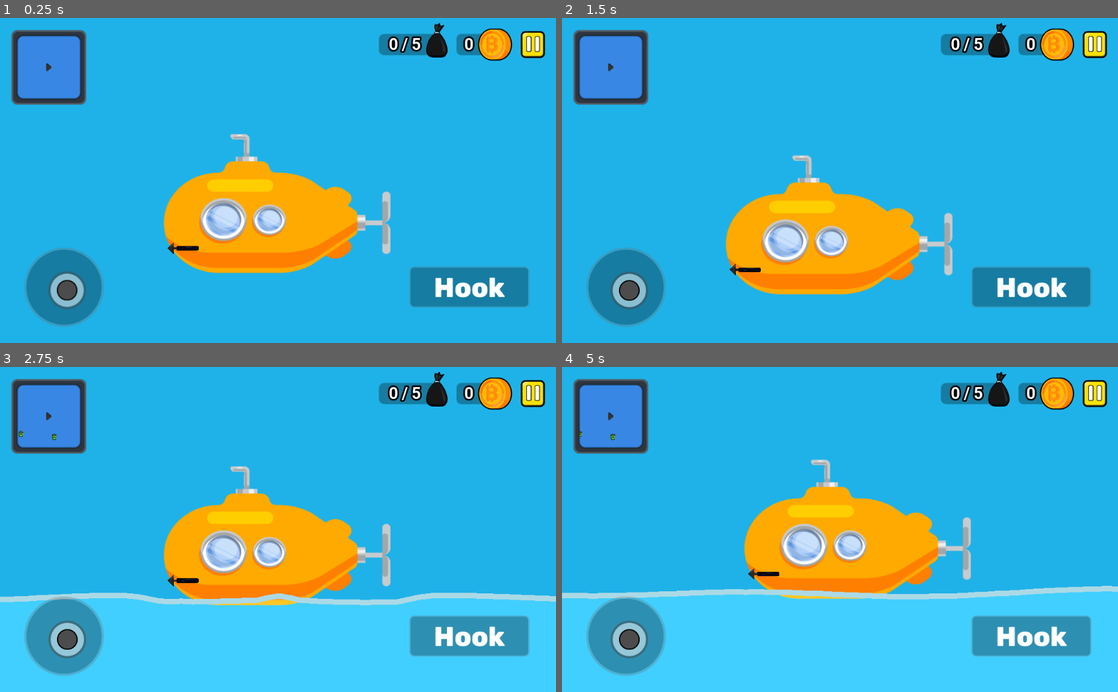
Above: before the commit, frames 1-4 (two rows, left to right).
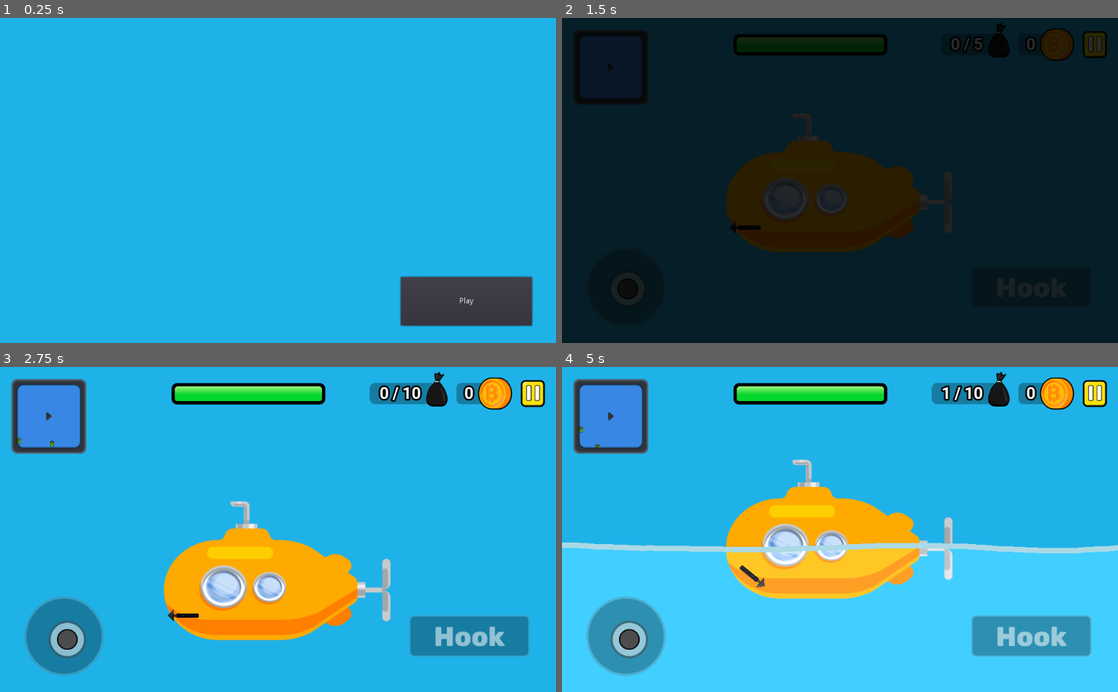
Above: after the commit, the same moments.

Repository: Devpark06/Marine-patch
Game: Godot game, scene res://Scenes/UI/Main.tscn
Same seed, same stepped clock (60 frames per second), same inputs: the game is played once before the commit and once after it. Before the commit the project starts from res://Scenes/Main.tscn.
Inputs (mouse positions are in pixels of both pictures, inside the frame that each line leads up to):
- Up to frame 1 (0.25 s): no input
- Up to frame 2 (1.5 s): click (1029, 291) at 0.5 s, where only the run before the commit has a clickable "Hook"; click (1029, 300) at 1.25 s, where only the run after the commit has a clickable "Play"
- Up to frame 3 (2.75 s): drag from (50, 415) to (278, 578) at 2.02 s
- Up to frame 4 (5 s): drag from (728, 545) to (812, 594) at 2.77 s; click "Hook" at 3.5 s; move the mouse to (895, 458) at 4.27 s; hold Right (ui_right) from 4.28 s (still down); click (895, 458) at 4.42 s

The runs differ from the first frame. In frame 1, 22% of the frame differs, in the area x 2-99%, y 1-96%; in frame 2, 100%, in the area x 0-100%, y 0-100%; in frame 3, 35%; in frame 4, 22%.
Error in both runs: Invalid get index 'rect_size' (on base: 'Nil'). (res://Scripts/UI/MiniMap.gd:40)

Commit message:
Added Scenechanger and Main scene

Diff:
--- a/Scenes/Main.tscn
+++ b/Scenes/Levels/Level1.tscn
@@ -1,29 +1,29 @@
 [gd_scene load_steps=17 format=2]
 
-[ext_resource path="res://Scenes/Arrow.tscn" type="PackedScene" id=1]
-[ext_resource path="res://Scenes/Player.tscn" type="PackedScene" id=2]
-[ext_resource path="res://Scenes/Water/Water.tscn" type="PackedScene" id=3]
-[ext_resource path="res://Scenes/LaunchArea.tscn" type="PackedScene" id=4]
-[ext_resource path="res://Scenes/Arrow_holder.tscn" type="PackedScene" id=5]
-[ext_resource path="res://Scripts/Line2D.gd" type="Script" id=6]
-[ext_resource path="res://Assets/Arrow/Chain.png" type="Texture" id=7]
-[ext_resource path="res://Scripts/Garbage spawner.gd" type="Script" id=8]
-[ext_resource path="res://Scenes/UI/MiniMap.tscn" type="PackedScene" id=9]
-[ext_resource path="res://Scenes/UI/Joypad.tscn" type="PackedScene" id=10]
-[ext_resource path="res://Assets/UI/Hud/Action button.png" type="Texture" id=11]
-[ext_resource path="res://Resourses/Fonts/Rubick_extrabold.tres" type="DynamicFont" id=12]
-[ext_resource path="res://Resourses/Shortcuts/ActionShortcut.tres" type="ShortCut" id=13]
+[ext_resource path="res://Scenes/UI/MiniMap.tscn" type="PackedScene" id=1]
+[ext_resource path="res://Assets/Arrow/Chain.png" type="Texture" id=2]
+[ext_resource path="res://Resourses/Fonts/Rubick_extrabold.tres" type="DynamicFont" id=3]
+[ext_resource path="res://Scripts/Garbage spawner.gd" type="Script" id=4]
+[ext_resource path="res://Scenes/Arrow.tscn" type="PackedScene" id=5]
+[ext_resource path="res://Scripts/Level.gd" type="Script" id=6]
+[ext_resource path="res://Assets/UI/Hud/Action button.png" type="Texture" id=7]
+[ext_resource path="res://Resourses/Shortcuts/ActionShortcut.tres" type="ShortCut" id=8]
+[ext_resource path="res://Scripts/Line2D.gd" type="Script" id=9]
+[ext_resource path="res://Scenes/Arrow_holder.tscn" type="PackedScene" id=10]
+[ext_resource path="res://Scenes/LaunchArea.tscn" type="PackedScene" id=11]
+[ext_resource path="res://Scenes/Player.tscn" type="PackedScene" id=12]
+[ext_resource path="res://Scenes/Water/Water.tscn" type="PackedScene" id=13]
+[ext_resource path="res://Scenes/UI/Joypad.tscn" type="PackedScene" id=14]
 [ext_resource path="res://Scenes/UI/Hud.tscn" type="PackedScene" id=15]
-[ext_resource path="res://Scripts/Level.gd" type="Script" id=38]
 
 [sub_resource type="RectangleShape2D" id=1]
 extents = Vector2( 503, 292.5 )
 
-[node name="Level" type="Node2D"]
-script = ExtResource( 38 )
+[node name="Level 1" type="Node2D"]
+script = ExtResource( 6 )
 
-[node name="Player" parent="." groups=["Player"] instance=ExtResource( 2 )]
-position = Vector2( 507, -1608 )
+[node name="Player" parent="." groups=["Player"] instance=ExtResource( 12 )]
+position = Vector2( 575, -946 )
 
 [node name="Camera2D" type="Camera2D" parent="Player"]
 current = true
@@ -88,17 +88,18 @@
 
 [node name="Tween" type="Tween" parent="Garbage_spawner"]
 
-[node name="Water" parent="." instance=ExtResource( 3 )]
+[node name="Water" parent="." instance=ExtResource( 13 )]
 point_per_distance = 20
 
 [node name="CollisionPolygon2D" type="CollisionPolygon2D" parent="Water"]
+position = Vector2( 0, 21.6098 )
 polygon = PoolVector2Array( -1321, -466, 1802, -466, 1802, 875, -1321, 875 )
 
 [node name="HudLayer" type="CanvasLayer" parent="."]
 
 [node name="Hud" parent="HudLayer" instance=ExtResource( 15 )]
 
-[node name="MiniMap" parent="HudLayer/Hud" instance=ExtResource( 9 )]
+[node name="MiniMap" parent="HudLayer/Hud" instance=ExtResource( 1 )]
 margin_left = 15.0
 margin_top = 16.0
 margin_right = 165.0
--- a/Scenes/UI/Hud.tscn
+++ b/Scenes/UI/Hud.tscn
@@ -19,12 +19,53 @@
 [ext_resource path="res://Assets/UI/Hud/Loose panel.png" type="Texture" id=17]
 [ext_resource path="res://Assets/UI/Hud/Star .png" type="Texture" id=18]
 
+[sub_resource type="StyleBoxFlat" id=1]
+bg_color = Color( 0.0196078, 0.843137, 0.184314, 1 )
+border_width_top = 15
+border_color = Color( 0.588235, 0.960784, 0.466667, 1 )
+border_blend = true
+corner_radius_top_left = 5
+corner_radius_top_right = 5
+corner_radius_bottom_right = 5
+corner_radius_bottom_left = 5
+
+[sub_resource type="StyleBoxFlat" id=2]
+bg_color = Color( 0.145098, 0.133333, 0.133333, 1 )
+border_width_left = 6
+border_width_top = 6
+border_width_right = 6
+border_width_bottom = 6
+border_color = Color( 0, 0, 0, 1 )
+corner_radius_top_left = 10
+corner_radius_top_right = 10
+corner_radius_bottom_right = 10
+corner_radius_bottom_left = 10
+expand_margin_left = 6.0
+expand_margin_right = 6.0
+expand_margin_top = 6.0
+expand_margin_bottom = 6.0
+
 [node name="Hud" type="Control"]
 anchor_right = 1.0
 anchor_bottom = 1.0
 mouse_filter = 2
 input_pass_on_modal_close_click = false
 script = ExtResource( 1 )
+__meta__ = {
+"_edit_use_anchors_": false
+}
+
+[node name="LifeBar" type="ProgressBar" parent="."]
+anchor_left = 0.5
+anchor_right = 0.5
+margin_left = -190.0
+margin_top = 36.0
+margin_right = 81.0
+margin_bottom = 63.0
+custom_styles/fg = SubResource( 1 )
+custom_styles/bg = SubResource( 2 )
+value = 25.0
+percent_visible = false
 __meta__ = {
 "_edit_use_anchors_": false
 }
@@ -469,7 +510,7 @@
 margin_bottom = 145.0
 custom_colors/font_color = Color( 0, 0, 0, 1 )
 custom_fonts/font = ExtResource( 11 )
-text = "You Loose!"
+text = "Game over!"
 align = 1
 valign = 1
 __meta__ = {
@@ -519,11 +560,7 @@
 size_flags_vertical = 2
 texture_normal = ExtResource( 8 )
 
-[node name="Tween1" type="Tween" parent="."]
-
-[node name="Tween2" type="Tween" parent="."]
-
-[node name="Tween3" type="Tween" parent="."]
+[node name="Tween" type="Tween" parent="."]
 
 [connection signal="pressed" from="Container/Buttons/TextureButton" to="." method="PauseButton_pressed"]
 [connection signal="pressed" from="PauseLayer/PauseMenu/NinePatchRect/ButtonsContainer/ResumeButton" to="." method="ResumeButton_pressed"]
--- /dev/null
+++ b/Scenes/UI/Main.tscn
@@ -0,0 +1,23 @@
+[gd_scene load_steps=2 format=2]
+
+[ext_resource path="res://Scripts/UI/Main.gd" type="Script" id=1]
+
+[node name="Main" type="Control"]
+anchor_right = 1.0
+anchor_bottom = 1.0
+script = ExtResource( 1 )
+__meta__ = {
+"_edit_use_anchors_": false
+}
+
+[node name="Button" type="Button" parent="."]
+margin_left = 738.0
+margin_top = 478.0
+margin_right = 980.0
+margin_bottom = 568.0
+text = "Play"
+__meta__ = {
+"_edit_use_anchors_": false
+}
+
+[connection signal="button_down" from="Button" to="." method="_on_Button_button_down"]
--- a/Scripts/Arrow.gd
+++ b/Scripts/Arrow.gd
@@ -20,8 +20,8 @@
 var cycle = false
 var hit = false
 
-func launch(direction):
-	self.apply_impulse(Vector2.ZERO, direction * launch_force)
+func launch(dir):
+	self.apply_impulse(Vector2.ZERO, dir * launch_force)
 	SoundEffect.play("ArrowLaunch", "Arrow")
 	state = Launched
 
@@ -45,8 +45,7 @@
 			Tween.EASE_OUT
 		)
 		$Tween.start()
-	self.global_position = Arrow_holder.global_position
-	self.global_rotation = Arrow_holder.global_rotation
+	yield(get_tree().create_timer(0.6), "timeout")
 	state = Idle
 	hit = false
 
--- a/Scripts/Launch area.gd
+++ b/Scripts/Launch area.gd
@@ -7,19 +7,16 @@
 var garbage_on_screen = []
 var vector_angle = 0
 
-#func _physics_process(_delta):
-#	var color = Action_button_label.get("theme_overrides/colors")
-#	var font_color = color.font_color
-#
-#	if garbage_on_screen.size() == 0:
-#		Action_button.disabled = true
-#	else:
-#		Action_button.disabled = false
-#
-#	if Action_button.disabled == true:
-#		font_color.a = 0.52
-#	else:
-#		font_color.a = 1
+func _physics_process(_delta):
+	if garbage_on_screen.size() == 0:
+		Action_button.disabled = true
+	else:
+		Action_button.disabled = false
+
+	if Action_button.disabled == true:
+		Action_button_label.modulate.a = 0.53
+	else:
+		Action_button_label.modulate.a = 1
 
 func on_body_entered(body):
 	if body.is_in_group("Arrow"):
--- a/Scripts/Player.gd
+++ b/Scripts/Player.gd
@@ -34,35 +34,25 @@
 
 	if state == Out_of_water:
 		Arrow.global_position = Arrow_holder.global_position
-		if AudioServer.get_bus_effect_count(SoundEffect.SoundEffect_index) != 0:
-			AudioServer.remove_bus_effect(SoundEffect.SoundEffect_index, 0)
-			SoundEffect.change_pitch("Submarine", 0.8, 2 * delta)
-		gravity = 35
-		max_y_speed = 450
+		SoundEffect.change_pitch("Submarine", 0.8, 2 * delta)
 		motion.y += gravity
 		motion.y = clamp(motion.y, -max_y_speed, max_y_speed)
 		motion = move_and_slide(motion)
 	elif state == In_water:
-		var effect = AudioEffectLowPassFilter.new()
-		effect.cutoff_hz = 1000
-		effect.resonance = 0.5
-		effect.db = 6
-		AudioServer.add_bus_effect(SoundEffect.SoundEffect_index, effect, 0)
+		pass
 	else:
-		if AudioServer.get_bus_effect_count(SoundEffect.SoundEffect_index) != 0:
-			AudioServer.remove_bus_effect(SoundEffect.SoundEffect_index, 0)
-			SoundEffect.change_pitch("Submarine", 0.8, 2 * delta)
+		SoundEffect.change_pitch("Submarine", 0.8, 2 * delta)
 
 	if input_vector != Vector2.ZERO and Arrow.state == Arrow.Idle:
 		if SoundEffect.is_playing("Submarine") == false:
 			SoundEffect.play("Submarine")
 		else:
-			SoundEffect.change_pitch("Submarine", 0.2, 2 * delta)
+			SoundEffect.change_pitch("Submarine", 0.4, 2 * delta)
 		velocity += input_vector * Acceleration * delta
 		velocity = velocity.clamped(Max_speed * delta)
 	else:
 		velocity = velocity.move_toward(Vector2.ZERO, Friction * delta)
-		SoundEffect.change_pitch("Submarine", 0.1, 2 * delta)
+		SoundEffect.change_pitch("Submarine", 0.3, 2 * delta)
 
 	move_and_collide(velocity)
 
@@ -71,6 +61,7 @@
 		state = In_water
 		Waterbody.apply_force(global_position, water_force * Vector2.DOWN, water_width)
 		SoundEffect.play("Splash")
+		move_and_slide(Vector2(0,4000))
 
 func Water_body_exited(body):
 	if body.is_in_group("Player"):
--- a/Scripts/UI/Hud.gd
+++ b/Scripts/UI/Hud.gd
@@ -1,5 +1,6 @@
 extends Control
 
+onready var Lifebar = $LifeBar
 onready var Garbage_counter = $Container/Counters/Garbage_counter
 onready var Garbage_counter_label = Garbage_counter.get_node("Label")
 onready var Coin_counter = $Container/Counters/Coin_counter
@@ -11,6 +12,9 @@
 onready var Win_star3 = Win_screen.get_node("NinePatchRect/Star3")
 onready var Win_screen_coins = Win_screen.get_node("NinePatchRect/VBoxContainer/HBoxContainer/Label")
 onready var Loose_screen = get_node("WinLooseLayer/LooseScreen")
+var Star_tween_type = Tween.TRANS_BOUNCE
+var Star_tween_animtime = 0.5
+var Star_tween_delay = 0.3
 
 func _ready():
 	change_text()
@@ -18,42 +22,43 @@
 func change_text():
 	Garbage_counter_label.text = "%s / %s" % [Global.Garbage_collected,Global.Total_garbage_count]
 	Coin_counter_label.text = str(Global.Coin_collected)
+	Lifebar.value = Global.health
 
-func scale_element(tween_node, element, animtime, animtype, easetype = Tween.EASE_OUT):
-	tween_node.interpolate_property(
+func scale_element(element, animtime, animtype, easetype = Tween.EASE_OUT):
+	$Tween.interpolate_property(
 		element,
 		"rect_scale",
-		Vector2(0, 0),
+		Vector2(3, 3),
 		Vector2(1, 1),
 		animtime,
 		animtype,
 		easetype)
-	tween_node.start()
+	$Tween.start()
 
 func show_gameover(type, stars = 0):
 	if type == "win":
 		Win_screen.visible = true
 		if stars == 1:
 			Win_star1.visible = true
-			scale_element($Tween1, Win_star1, 0.9, Tween.TRANS_ELASTIC)
-			yield(get_tree().create_timer(1.0), "timeout")
+			scale_element(Win_star1, Star_tween_animtime, Star_tween_type)
+			yield(get_tree().create_timer(Star_tween_delay), "timeout")
 		elif stars == 2:
 			Win_star1.visible = true
-			scale_element($Tween1, Win_star1, 0.9, Tween.TRANS_ELASTIC)
-			yield(get_tree().create_timer(1.0), "timeout")
+			scale_element(Win_star1, Star_tween_animtime, Star_tween_type)
+			yield(get_tree().create_timer(Star_tween_delay), "timeout")
 			Win_star2.visible = true
-			scale_element($Tween2, Win_star2, 0.9, Tween.TRANS_ELASTIC)
-			yield(get_tree().create_timer(1.0), "timeout")
+			scale_element(Win_star2, Star_tween_animtime, Star_tween_type)
+			yield(get_tree().create_timer(Star_tween_delay), "timeout")
 		elif stars == 3:
 			Win_star1.visible = true
-			scale_element($Tween1, Win_star1, 0.9, Tween.TRANS_ELASTIC)
-			yield(get_tree().create_timer(1.0), "timeout")
+			scale_element(Win_star1, Star_tween_animtime, Star_tween_type)
+			yield(get_tree().create_timer(Star_tween_delay), "timeout")
 			Win_star2.visible = true
-			scale_element($Tween2, Win_star2, 0.9, Tween.TRANS_ELASTIC)
-			yield(get_tree().create_timer(1.0), "timeout")
+			scale_element(Win_star2, Star_tween_animtime, Star_tween_type)
+			yield(get_tree().create_timer(Star_tween_delay), "timeout")
 			Win_star3.visible = true
-			scale_element($Tween3, Win_star3, 0.9, Tween.TRANS_ELASTIC)
-			yield(get_tree().create_timer(1.0), "timeout")
+			scale_element(Win_star3, Star_tween_animtime, Star_tween_type)
+			yield(get_tree().create_timer(Star_tween_delay), "timeout")
 		Win_screen_coins.text = "+" + str(Global.coins)
 	elif type == "loose":
 		Loose_screen.visible = true
@@ -67,6 +72,7 @@
 	Pause_menu.visible = false
 
 func RestartButton_pressed():
+	SoundEffect.stop("Submarine")
 	get_tree().paused = false
 	Pause_menu.visible = false
 	get_tree().reload_current_scene()
@@ -74,4 +80,7 @@
 	change_text()
 
 func HomeButton_pressed():
-	pass
+	SoundEffect.stop("Submarine")
+	SceneChanger.change_scene("res://Scenes/UI/Main.tscn")
+	get_tree().paused = false
+	Global.reset()
--- /dev/null
+++ b/Scripts/UI/Main.gd
@@ -0,0 +1,7 @@
+extends Control
+
+func _ready():
+	pass
+
+func _on_Button_button_down():
+	SceneChanger.change_scene("res://Scenes/Levels/Level1.tscn")
--- /dev/null
+++ b/Singleton/SceneChanger.gd
@@ -0,0 +1,15 @@
+extends CanvasLayer
+
+signal scene_changed()
+
+onready var animation_player = $AnimationPlayer
+onready var black = $Control/Black
+
+func change_scene(path, animation = "fade", delay = 0.5):
+	yield(get_tree().create_timer(delay), "timeout")
+	animation_player.play(animation)
+	yield(animation_player, "animation_finished")
+	get_tree().change_scene(path)
+	animation_player.play_backwards(animation)
+	yield(animation_player, "animation_finished")
+	emit_signal("scene_changed")
--- /dev/null
+++ b/Singleton/SceneChanger.tscn
@@ -0,0 +1,45 @@
+[gd_scene load_steps=3 format=2]
+
+[ext_resource path="res://Singleton/SceneChanger.gd" type="Script" id=1]
+
+[sub_resource type="Animation" id=2]
+resource_name = "fade"
+length = 0.4
+tracks/0/type = "value"
+tracks/0/path = NodePath("Control/Black:modulate")
+tracks/0/interp = 1
+tracks/0/loop_wrap = true
+tracks/0/imported = false
+tracks/0/enabled = true
+tracks/0/keys = {
+"times": PoolRealArray( 0, 0.4 ),
+"transitions": PoolRealArray( 1, 1 ),
+"update": 0,
+"values": [ Color( 1, 1, 1, 0 ), Color( 1, 1, 1, 1 ) ]
+}
+
+[node name="SceneChanger" type="CanvasLayer"]
+pause_mode = 2
+layer = 50
+script = ExtResource( 1 )
+
+[node name="Control" type="Control" parent="."]
+anchor_right = 1.0
+anchor_bottom = 1.0
+mouse_filter = 2
+__meta__ = {
+"_edit_use_anchors_": false
+}
+
+[node name="Black" type="ColorRect" parent="Control"]
+modulate = Color( 1, 1, 1, 0 )
+anchor_right = 1.0
+anchor_bottom = 1.0
+mouse_filter = 2
+color = Color( 0, 0, 0, 1 )
+__meta__ = {
+"_edit_use_anchors_": false
+}
+
+[node name="AnimationPlayer" type="AnimationPlayer" parent="."]
+anims/fade = SubResource( 2 )
--- a/Singleton/SoundEffect.gd
+++ b/Singleton/SoundEffect.gd
@@ -6,8 +6,18 @@
 onready var SoundEffect_index = AudioServer.get_bus_index("SoundEffect")
 onready var UiSound_index = AudioServer.get_bus_index("UiSound")
 
-func _ready():
-	randomize()
+func stop(sfx = null, group = ""):
+	if sfx != null:
+		if group == "":
+			get_node(sfx).stop()
+		else:
+			get_node(group).get_node(sfx).stop()
+	else:
+		for i in get_children():
+			if i.playing:
+				i.stop()
+			else:
+				pass
 
 func play(sfx = null, group = ""):
 	randomize()
--- a/Singleton/SoundEffect.tscn
+++ b/Singleton/SoundEffect.tscn
@@ -1,7 +1,7 @@
 [gd_scene load_steps=58 format=2]
 
 [ext_resource path="res://Singleton/SoundEffect.gd" type="Script" id=1]
-[ext_resource path="res://Assets/sfx/submarine.ogg" type="AudioStream" id=2]
+[ext_resource path="res://Assets/sfx/submarine.wav" type="AudioStream" id=2]
 [ext_resource path="res://Assets/sfx/Arrow/Arrow launch.ogg" type="AudioStream" id=3]
 [ext_resource path="res://Assets/sfx/Garbage impacts/can impact2.ogg" type="AudioStream" id=4]
 [ext_resource path="res://Assets/sfx/Garbage impacts/can impact1.ogg" type="AudioStream" id=5]
@@ -59,15 +59,16 @@
 [ext_resource path="res://Assets/sfx/water splash.ogg" type="AudioStream" id=57]
 
 [node name="SoundEffect" type="Node2D"]
+pause_mode = 2
 script = ExtResource( 1 )
 
 [node name="Submarine" type="AudioStreamPlayer" parent="."]
 stream = ExtResource( 2 )
-volume_db = -15.376
-pitch_scale = 0.1
-bus = "SoundEffect"
-
-[node name="Arrow" type="Node2D" parent="."]
+volume_db = -20.0
+pitch_scale = 0.4
+bus = "SoundEffect"
+
+[node name="Arrow" type="Node2D" parent="." groups=["group"]]
 
 [node name="ArrowLaunch" type="AudioStreamPlayer" parent="Arrow"]
 stream = ExtResource( 3 )
@@ -80,7 +81,7 @@
 stream = ExtResource( 57 )
 bus = "SoundEffect"
 
-[node name="Impact" type="Node2D" parent="."]
+[node name="Impact" type="Node2D" parent="." groups=["group"]]
 
 [node name="Book impact" type="Node2D" parent="Impact"]
 script = ExtResource( 1 )
--- a/project.godot
+++ b/project.godot
@@ -11,7 +11,7 @@
 [application]
 
 config/name="Marine patch"
-run/main_scene="res://Scenes/Main.tscn"
+run/main_scene="res://Scenes/UI/Main.tscn"
 config/icon="res://logo.png"
 
 [audio]
@@ -21,6 +21,7 @@
 [autoload]
 
 Global="*res://Singleton/Global.gd"
+SceneChanger="*res://Singleton/SceneChanger.tscn"
 SoundEffect="*res://Singleton/SoundEffect.tscn"
 
 [display]
Not shown, removed: Assets/sfx/submarine.ogg.import
Not shown, added: Assets/sfx/submarine.wav.import
Not shown: 4 places in Scenes/Levels/Level1.tscn that only renumber resources
Not shown: 1 places in Scenes/UI/Hud.tscn that only renumber resources
Not shown, removed: Assets/sfx/submarine.ogg
Not shown, added: Assets/sfx/submarine.wav
